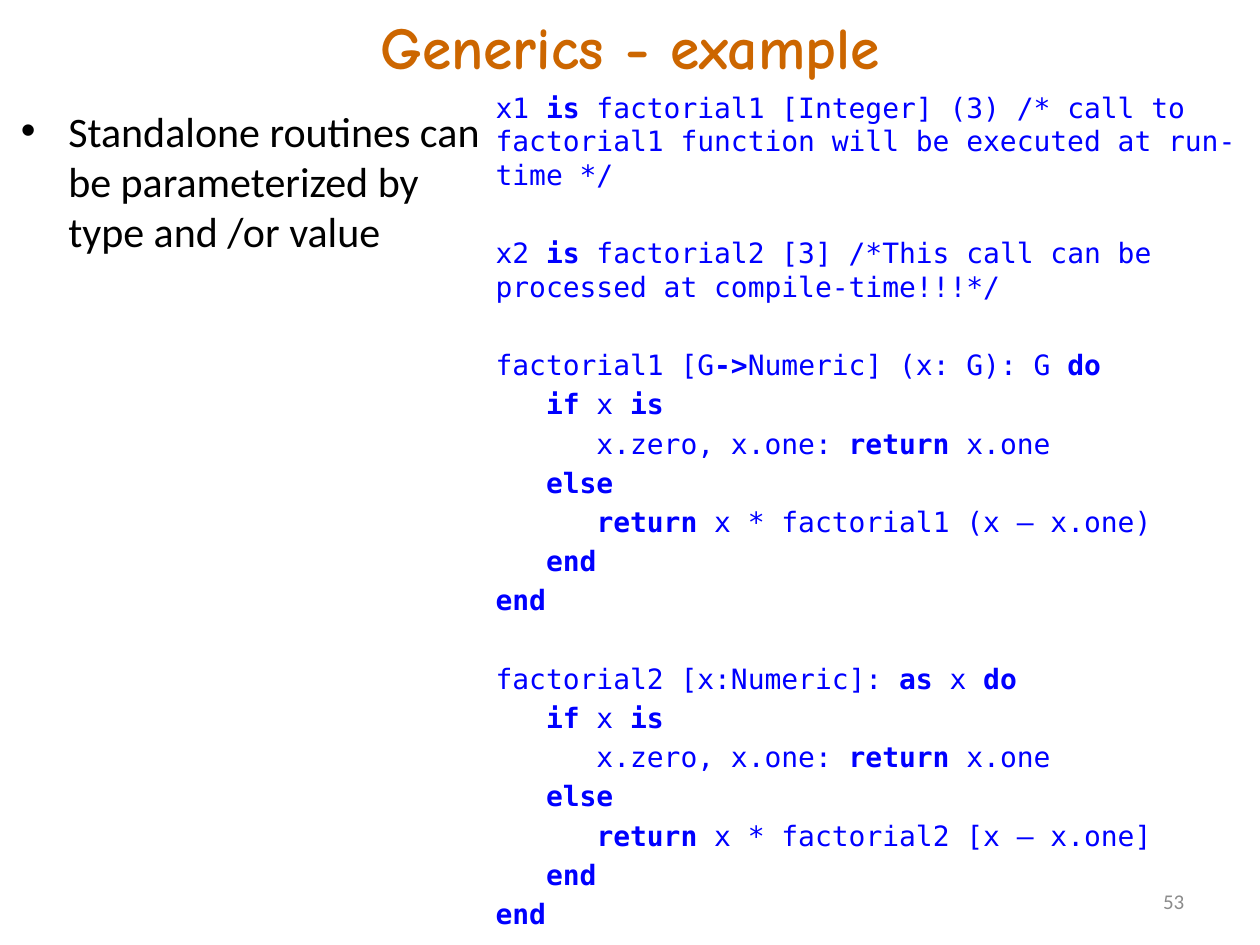
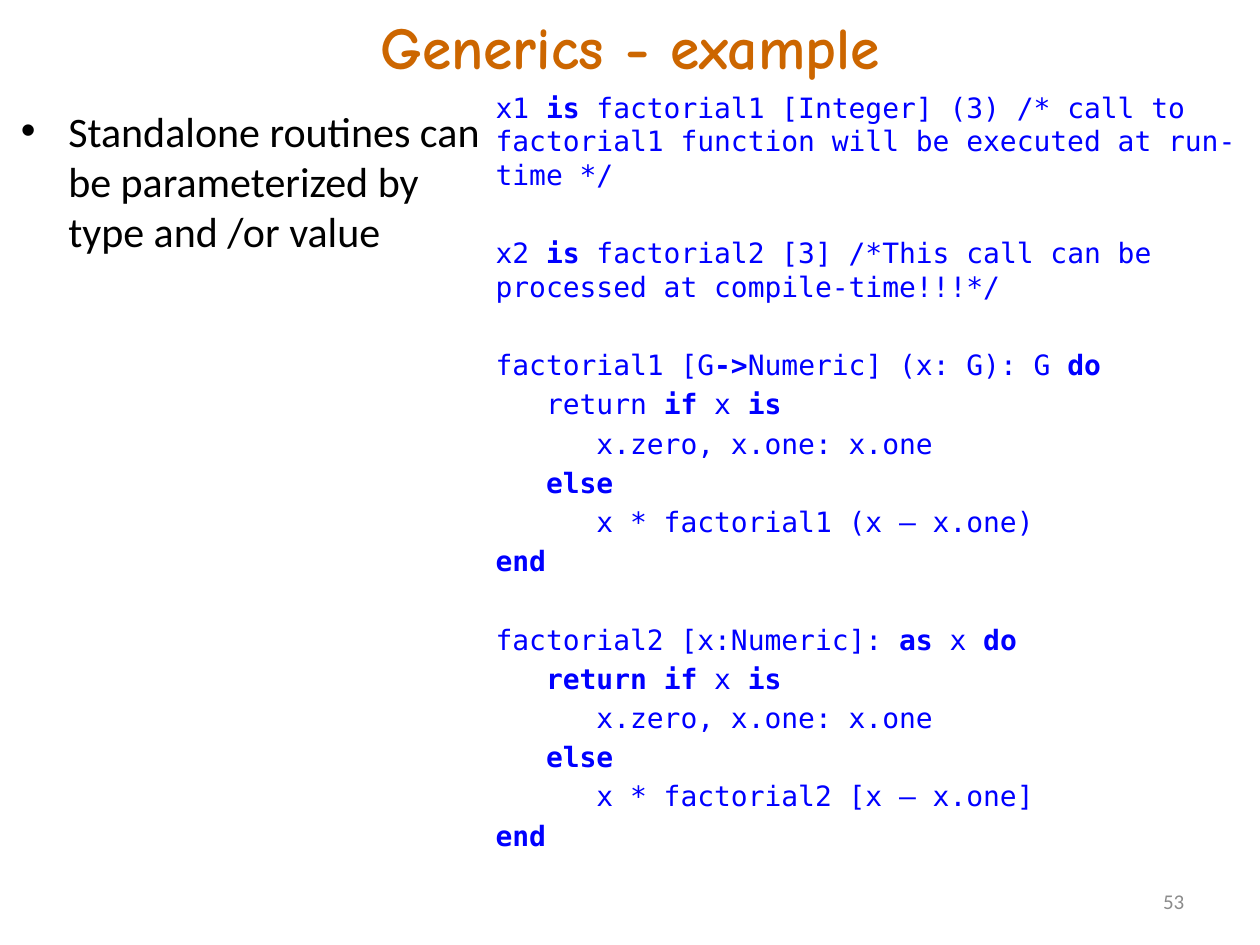
Before and after one commit to akanatov/SLang-, a slide deck: slide 53 of Docs/SLang E# 2022.pptx. Drawn at 1260x945 pixels with LibreOffice and Linux fonts; fonts in the diff are those of the drawing. Boxes give left, top, right and bottom in pixels: in the first picture for what was removed or moved away, otherwise in the second. Text is boxed around its words. In the diff, an @@ line names an element or a change of style, - is before the commit and + after.

Commit message:
names of entities are started with low-case char while unit names are started with upper case one. Scanner and parser updated but AST not yet. New example dining philosophers compiled. SLang specification updated and promo slides as well

```diff
--- a/Docs/SLang E# 2022.pptx
+++ b/Docs/SLang E# 2022.pptx
@@ text at [546, 392, 933, 458]: text changed @@
-if x is
-x.zero, x.one: return x.one
+return if x is
+x.zero, x.one: x.one
@@ text at [596, 510, 1034, 536]: text changed @@
-return x * factorial1 (x – x.one)
-end
+x * factorial1 (x – x.one)
@@ text at [546, 666, 933, 732]: text changed @@
-if x is
-x.zero, x.one: return x.one
+return if x is
+x.zero, x.one: x.one
@@ text at [596, 784, 1034, 810]: text changed @@
-return x * factorial2 [x – x.one]
+x * factorial2 [x – x.one]
@@ text at [496, 902, 546, 925]: paragraph removed @@
-end
```
Also in this commit, not shown: 11 other slides changed, 7 other files.
